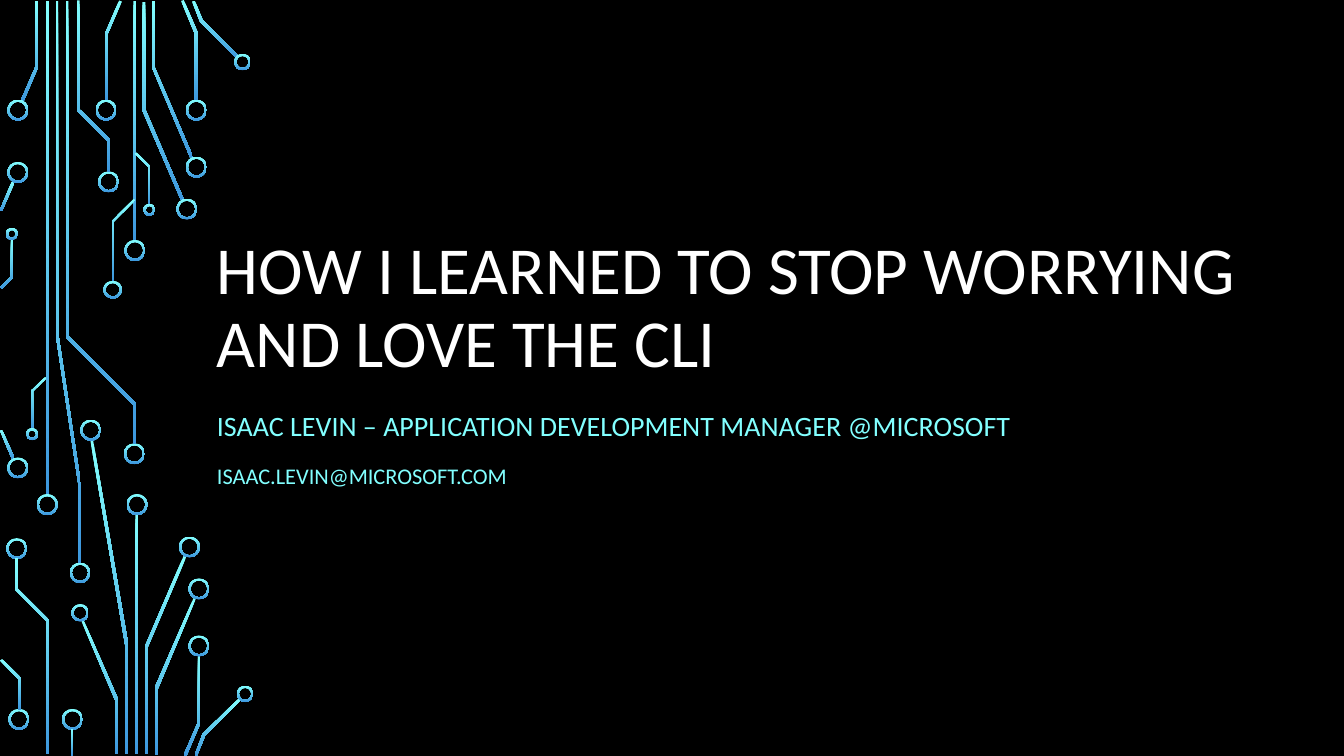
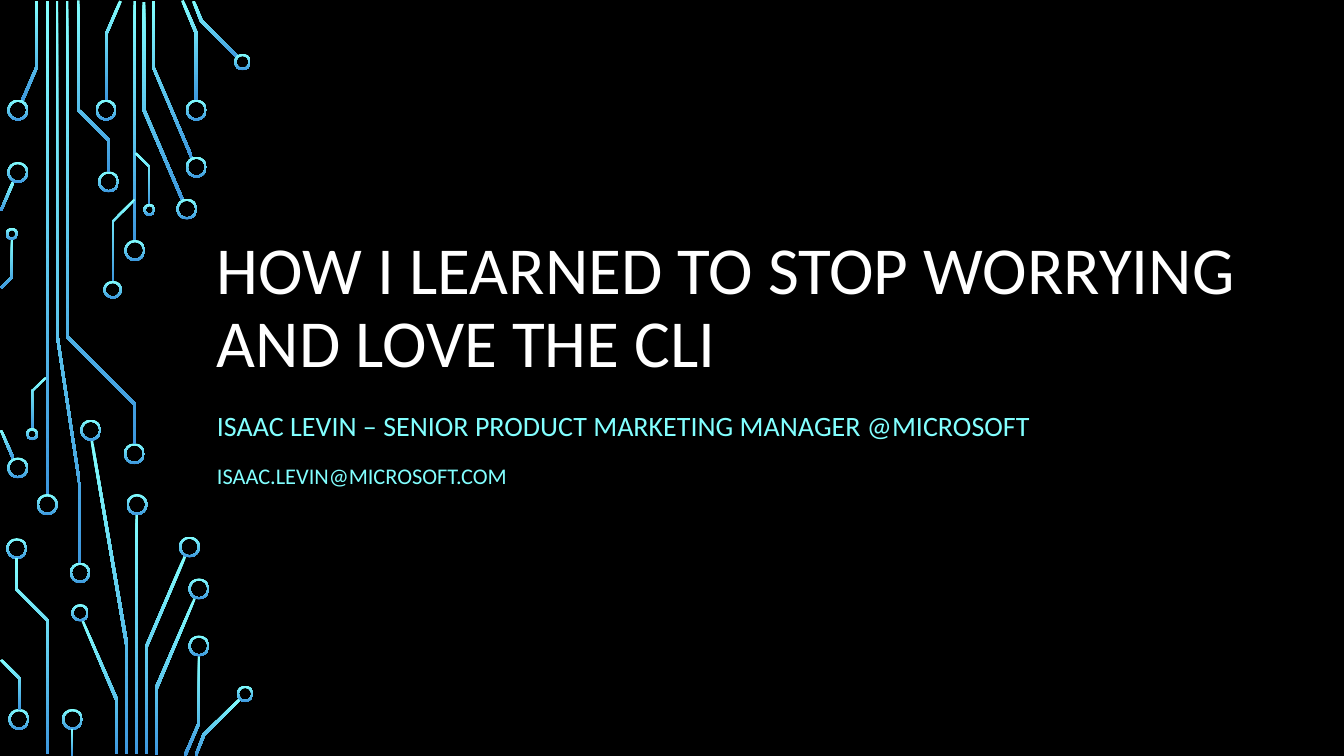
Before and after one commit to isaacrlevin/levin-talks, a slide deck: slide 1 of Clis/CLIs.pptx. Drawn at 1344x756 pixels with LibreOffice and Linux fonts; fonts in the diff are those of the drawing; background and template pictures are left out. Boxes give left, top, right and bottom in pixels: in the first picture for what was removed or moved away, otherwise in the second. Text is boxed around its words. In the diff, an @@ line names an element or a change of style, - is before the commit and + after.

```diff
--- a/Clis/CLIs.pptx
+++ b/Clis/CLIs.pptx
@@ subtitle at bbox=[217, 417, 1030, 439]: text changed @@
-ISAAC LEVIN – APPLICATION DEVELOPMENT MANAGER @MICROSOFT
+ISAAC LEVIN – SENIOR PRODUCT MARKETING MANAGER @MICROSOFT
```
Also in this commit, not shown: 1 other slide changed, 1 slide added, 1 slide removed, 7 other files.
